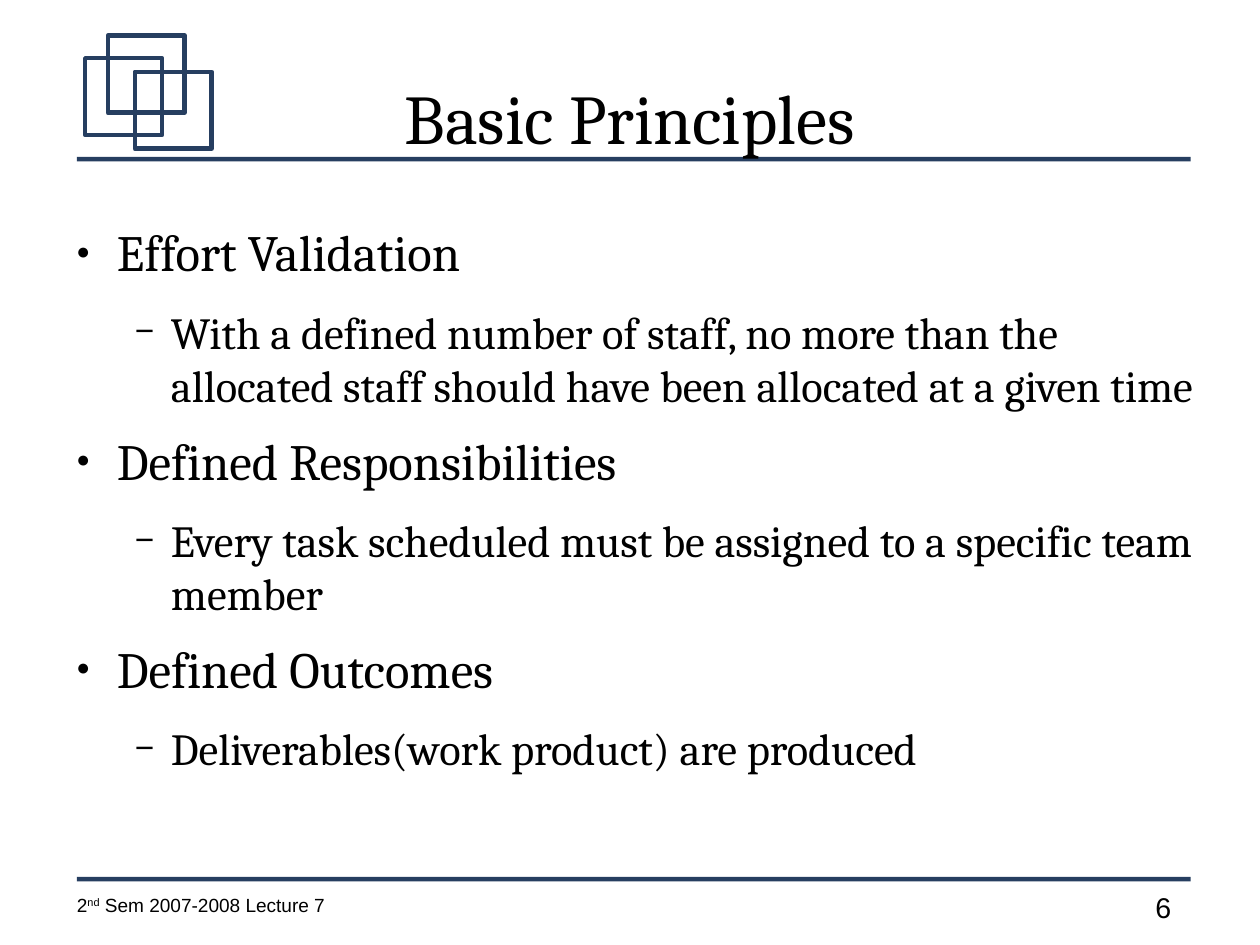
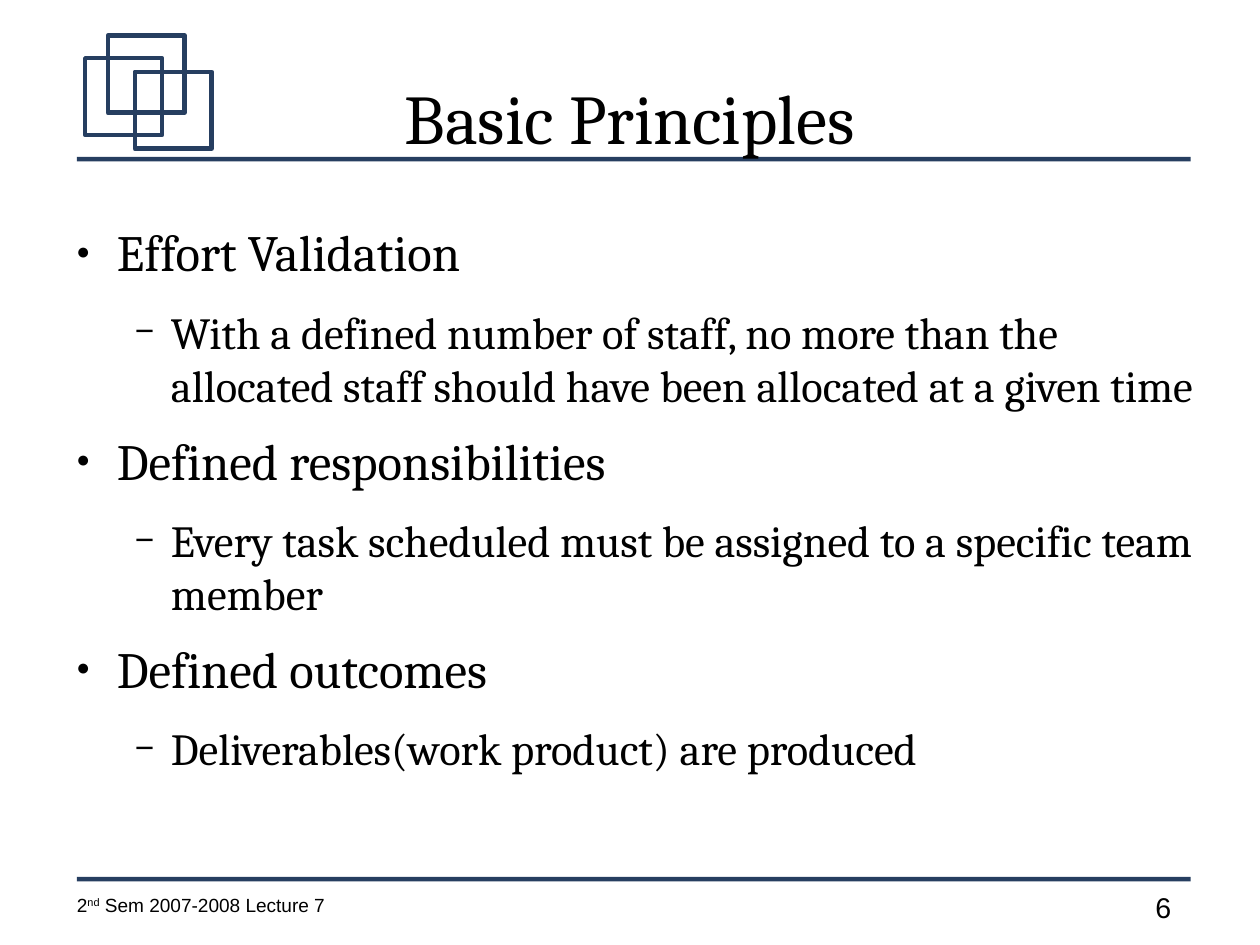
Before and after one commit to jachermocilla/jach-homepage, a slide deck: slide 6 of CMSC128-2nd-Sem-2007-L7.odp. Drawn at 1260x945 pixels with LibreOffice and Linux fonts; fonts in the diff are those of the drawing. Boxes give left, top, right and bottom in pixels: in the first picture for what was removed or moved away, otherwise in the second. Text is boxed around its words. In the diff, an @@ line names an element or a change of style, - is before the commit and + after.

```diff
--- a/CMSC128-2nd-Sem-2007-L7.odp
+++ b/CMSC128-2nd-Sem-2007-L7.odp
@@ text at bbox=[117, 444, 605, 491]: text changed @@
-● Defined Responsibilities
+● Defined responsibilities
@@ text at bbox=[117, 652, 487, 689]: text changed @@
-● Defined Outcomes
+● Defined outcomes
```
Also in this commit, not shown: 11 slides added, 1 other file.
